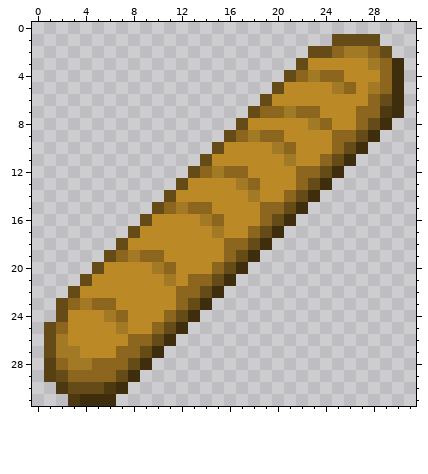
File history of a pixel-art sprite, src/main/resources/assets/baguette/icon.png. Above is the file before it was changed.
The file is 32x32 pixels.
Once edited:
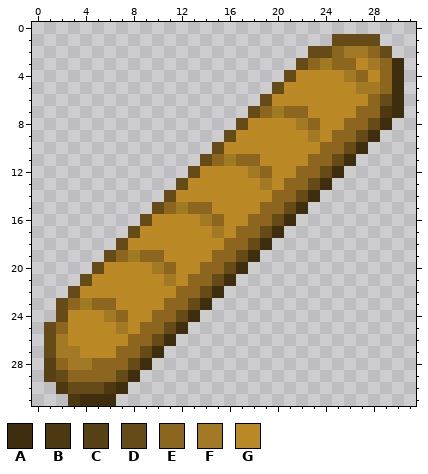
Palette (. is transparent): A #3f2e0e  B #4c3811  C #574114  D #654b17  E #8c661e  F #a27924  G #bc8927
Log entry: Make better texture
What changed:
y 3: x 23..26 GGGG -> EFEE
y 4: x 22..27 EFEEGG -> GGGGFE
y 5: x 25..27 FEG -> GGF
y 7: x 20..21 EF -> FE; x 23 E -> G
y 8: x 22..24 GFE -> FEG; x 26 G -> E
y 9: x 17..20 EFEE -> GGGG; x 23 G -> F
y 10: x 20..21 FE -> GG; x 24 G -> E
y 11: x 15..18 GGGG -> EFEE; x 21 F -> G; x 23 G -> E
y 12: x 14..19 EFEEGG -> GGGGFE
y 13: x 17..19 FEG -> GGF; x 21 G -> E
y 14: x 18 F -> G; x 20 G -> E
y 16: x 18 G -> E
y 17: x 17 G -> E
y 19: x 15 G -> E
y 20: x 14 G -> E
y 23: x 11 G -> E
y 24: x 10 G -> E
y 25: x 9 G -> E
Changed places in both pictures, as pixel boxes (x1, y1, x2, y2):
changed: (140, 58, 368, 334)
